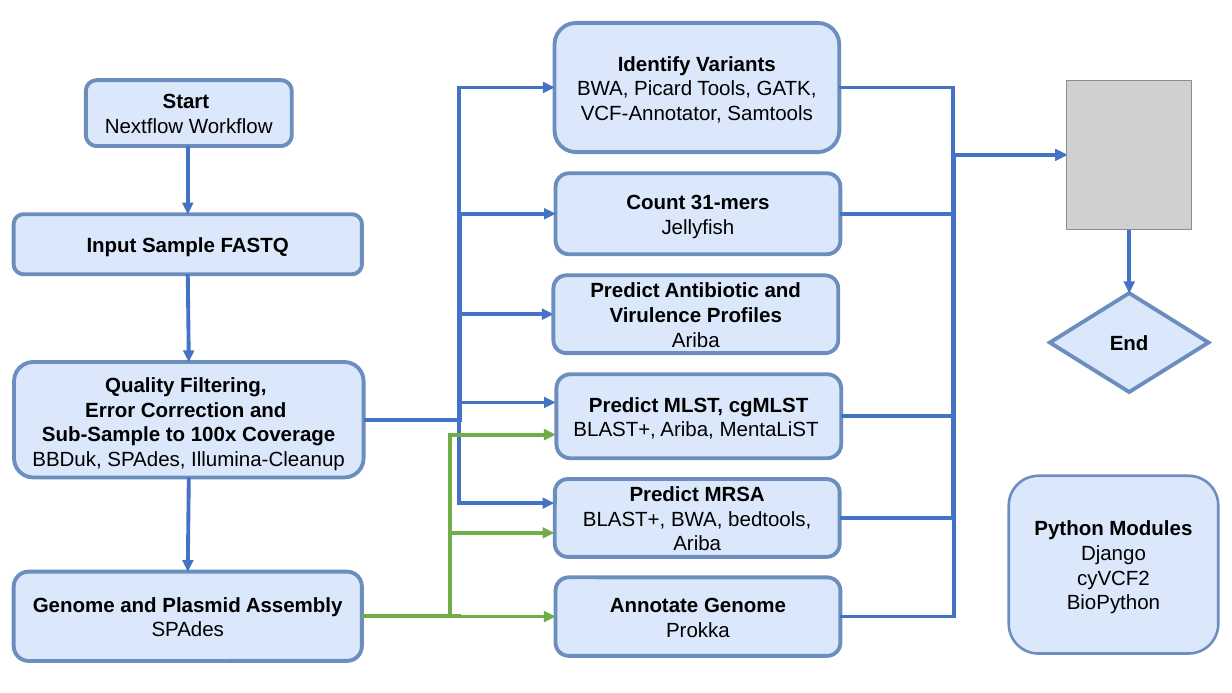
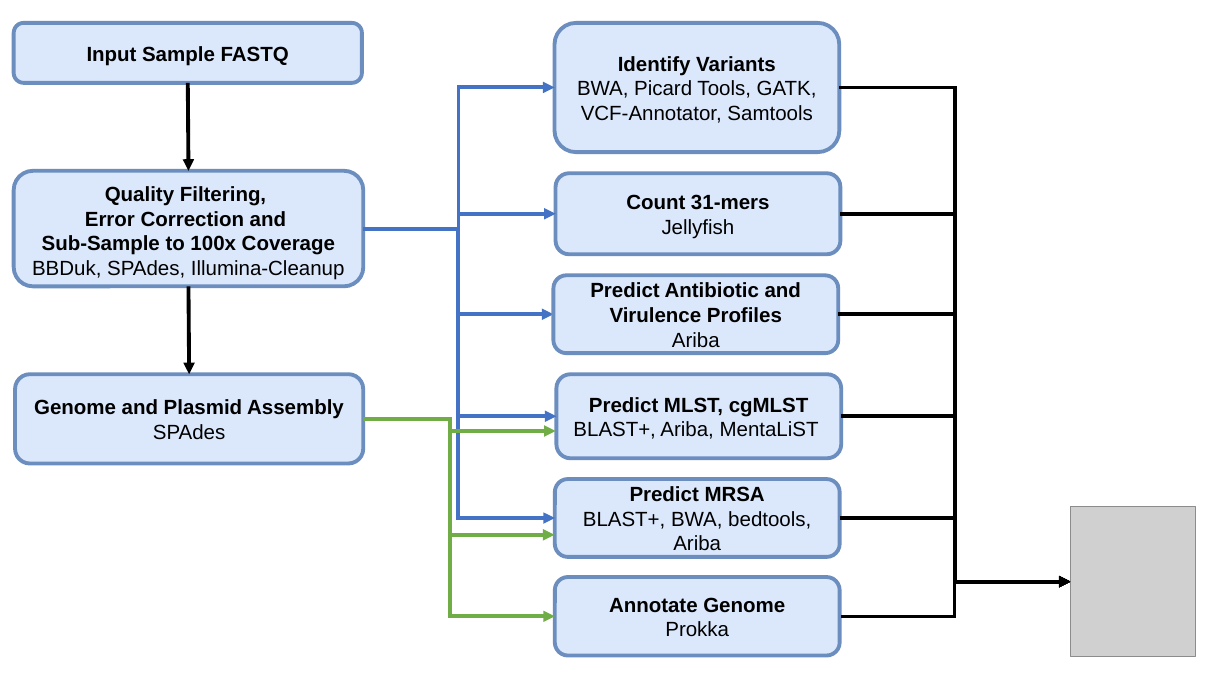
Before and after one commit to staphopia/staphopia-paper, a slide deck: slide 1 of data/staphopia-workflow.pptx. Drawn at 1232x693 pixels with LibreOffice and Linux fonts; fonts in the diff are those of the drawing; grey boxes stand for pictures. Boxes give left, top, right and bottom in pixels: in the first picture for what was removed or moved away, otherwise in the second. Text is boxed around its words. In the diff, an @@ line names an element or a change of style, - is before the commit and + after.

Commit message:
changes to workflow

```diff
--- a/data/staphopia-workflow.pptx
+++ b/data/staphopia-workflow.pptx
@@ rounded rectangle removed at [86, 80, 292, 146] @@
-Start
-Nextflow Workflow
@@ 2 rounded rectangles, 1 arrow: place and size @@
-2 rounded rectangles, 1 arrow at [14, 214, 363, 478]
+2 rounded rectangles, 1 arrow at [14, 23, 363, 287]
@@ arrow (188, 83) - (189, 171): stroke #4472C4 3 pt to #000000 3 pt @@
@@ elbow arrow moved from (364, 420) - (555, 88) to (363, 228) - (555, 88) @@
@@ elbow arrow moved from (840, 518) - (1067, 155) to (839, 88) - (1071, 582) @@
@@ elbow arrow (839, 88) - (1071, 582): stroke #4472C4 3 pt to #000000 3 pt @@
@@ elbow arrow removed from (839, 88) to (1067, 155) @@
@@ arrow removed from (188, 146) to (188, 214) @@
@@ elbow arrow removed from (841, 213) to (1067, 155) @@
@@ elbow arrow moved from (364, 420) - (554, 314) to (363, 228) - (554, 314) @@
@@ elbow arrow moved from (364, 420) - (555, 504) to (363, 228) - (555, 518) @@
@@ elbow arrow moved from (364, 420) - (555, 403) to (363, 228) - (556, 416) @@
@@ elbow arrow moved from (364, 420) - (555, 213) to (363, 228) - (555, 213) @@
@@ elbow arrow moved from (841, 616) - (1067, 155) to (841, 213) - (1071, 582) @@
@@ elbow arrow (841, 213) - (1071, 582): stroke #4472C4 3 pt to #000000 3 pt @@
@@ arrow removed from (1129, 230) to (1129, 293) @@
@@ arrow moved from (189, 478) - (188, 572) to (189, 287) - (189, 374) @@
@@ arrow (189, 287) - (189, 374): stroke #4472C4 3 pt to #000000 3 pt @@
@@ diamond removed at [1050, 293, 1209, 392] @@
-End
@@ elbow arrow added from (838, 314) to (1071, 582), #000000 3 pt @@
@@ rounded rectangle "Genome and Plasmid Assembly": place and size @@
-rounded rectangle "Genome and Plasmid Assembly" at [14, 572, 362, 662]
+rounded rectangle "Genome and Plasmid Assembly" at [15, 374, 363, 464]
@@ elbow arrow moved from (362, 616) - (555, 533) to (363, 419) - (555, 535) @@
@@ elbow arrow moved from (362, 616) - (555, 434) to (363, 419) - (555, 431) @@
@@ elbow arrow moved from (362, 616) - (555, 616) to (363, 419) - (555, 616) @@
@@ elbow arrow moved from (841, 416) - (1067, 155) to (841, 416) - (1071, 582) @@
@@ elbow arrow (841, 416) - (1071, 582): stroke #4472C4 3 pt to #000000 3 pt @@
@@ rounded rectangle removed at [1009, 476, 1219, 653] @@
-Python Modules
-Django
-cyVCF2
-BioPython
@@ picture: place and size @@
-picture at [1067, 80, 1192, 230]
+picture at [1071, 507, 1196, 657]
@@ elbow arrow added from (840, 518) to (1071, 582), #000000 3 pt @@
@@ elbow arrow added from (841, 616) to (1071, 582), #000000 3 pt @@
```
Also in this commit, not shown: 2 other files.
